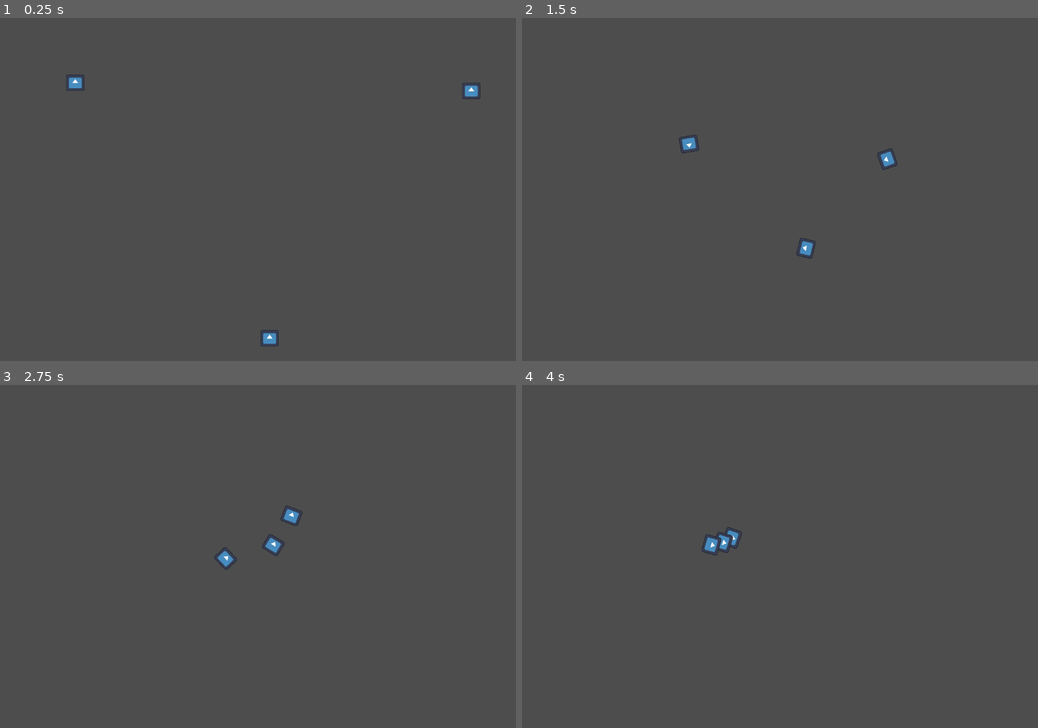
Above: before the commit, frames 1-4 (two rows, left to right).
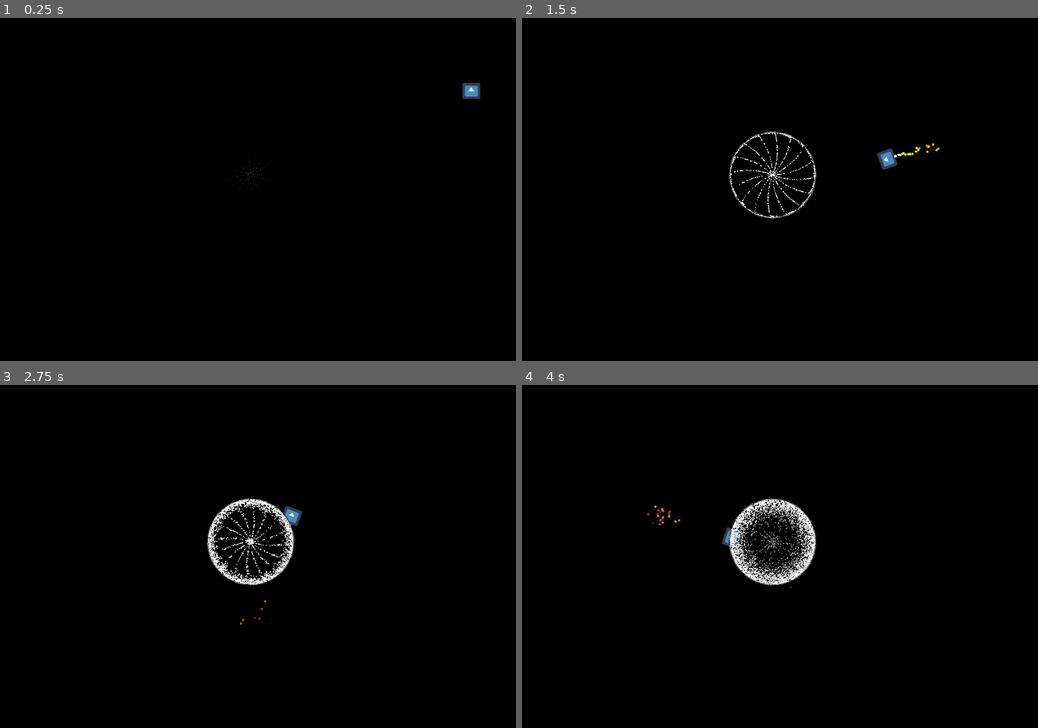
Above: after the commit, the same moments.

Repository: mwtopping/mousemove
Game: Godot game, scene res://Scenes/game_root.tscn
Two runs of this game, one before a commit and one after it. Both use one fixed random seed, a clock stepped at 60 frames per second and the inputs below. The engine's default icon, where the game draws it, is replaced by a stand-in: a white triangle on a blue panel in a dark square.
Inputs (mouse positions are in pixels of both pictures, inside the frame that each line leads up to):
- Up to frame 1 (0.25 s): no input
- Up to frame 2 (1.5 s): move the mouse to (893, 172) at 0.52 s; click (893, 172) at 0.67 s; drag from (676, 206) to (754, 258) at 1.27 s
- Up to frame 3 (2.75 s): move the mouse to (309, 481) at 2.02 s; click (309, 481) at 2.17 s
- Up to frame 4 (4 s): drag from (754, 625) to (625, 505) at 2.77 s; move the mouse to (934, 607) at 3.52 s; click (934, 607) at 3.67 s

The runs differ from the first frame. In frame 1, 100% of the frame differs, in the area x 0-100%, y 0-100%; in frame 2, 100%; in frame 3, 100%; in frame 4, 100%.

Commit message:
Adding BH

Diff:
--- /dev/null
+++ b/Scenes/BH.gd
@@ -0,0 +1,40 @@
+extends Node2D
+
+
+var emit
+var rotspeed = 1
+var angle = 0
+var radius = 100
+var lifetime = radius/100*5
+var scl = 0.01
+var emitpoints = PackedVector2Array()
+
+
+# Called when the node enters the scene tree for the first time.
+func _ready():
+	self.emit = get_node("CPUParticles2D")
+	var a = 0;
+	var Npoints = 16
+	for ii in Npoints:
+		emitpoints.append(Vector2(self.radius*sin(a), self.radius*cos(a)))
+		a += 2*PI/Npoints
+
+	self.emit.emission_points = emitpoints
+	self.emit.lifetime=self.lifetime
+
+# Called every frame. 'delta' is the elapsed time since the previous frame.
+func _process(delta):
+	self.angle += rotspeed*delta
+	self.emit.rotation=self.angle
+
+	self.rotation = -2*self.angle
+	if self.scl < 1:
+		self.scl += 3*delta
+
+		#self.emit.radial_accel_min = amin/(1-self.scl)
+		#self.emit.radial_accel_max = amax/(1-self.scl)
+
+
+		self.scale = Vector2(self.scl, self.scl)
+		self.emit.scale_amount_min = 2*self.scl
+		self.emit.scale_amount_max = 2*self.scl
--- /dev/null
+++ b/Scenes/BH.tscn
@@ -0,0 +1,41 @@
+[gd_scene load_steps=3 format=3 uid="uid://dk810ndg2gl6m"]
+
+[ext_resource type="Script" path="res://Scenes/BH.gd" id="1_f6wh2"]
+
+[sub_resource type="Gradient" id="Gradient_nqqau"]
+offsets = PackedFloat32Array(0, 0.246667, 0.67, 1)
+colors = PackedColorArray(0, 0, 0, 1, 1, 1, 1, 1, 1, 1, 1, 1, 0, 0, 0, 1)
+
+[node name="Node2D" type="Node2D"]
+script = ExtResource("1_f6wh2")
+
+[node name="CPUParticles2D" type="CPUParticles2D" parent="."]
+rotation = 0.0628319
+amount = 10000
+lifetime = 5.0
+randomness = 1.0
+lifetime_randomness = 0.35
+emission_shape = 4
+emission_points = PackedVector2Array(100, 0, 0, 100, 0, -100, -100, 0)
+emission_colors = PackedColorArray()
+direction = Vector2(0, 0)
+spread = 0.0
+gravity = Vector2(0, 0)
+radial_accel_min = -10.0
+radial_accel_max = -4.0
+damping_max = 3.03
+scale_amount_min = 2.0
+scale_amount_max = 2.0
+color_ramp = SubResource("Gradient_nqqau")
+
+[node name="CPUParticles2D2" type="CPUParticles2D" parent="."]
+emitting = false
+amount = 1000
+lifetime = 0.4
+one_shot = true
+explosiveness = 0.59
+direction = Vector2(0, 0)
+spread = 180.0
+gravity = Vector2(0, 0)
+initial_velocity_min = 917.69
+initial_velocity_max = 958.09
--- a/Scenes/game_root.tscn
+++ b/Scenes/game_root.tscn
@@ -1,14 +1,12 @@
-[gd_scene load_steps=2 format=3 uid="uid://bcuitt5q1rnk1"]
+[gd_scene load_steps=3 format=3 uid="uid://bcuitt5q1rnk1"]
 
 [ext_resource type="PackedScene" uid="uid://bwq024587eepg" path="res://Scenes/icon.tscn" id="1_iu6xp"]
+[ext_resource type="PackedScene" uid="uid://dk810ndg2gl6m" path="res://Scenes/BH.tscn" id="2_ibpkb"]
 
 [node name="GameRoot" type="Node2D"]
 
 [node name="Icon2" parent="." instance=ExtResource("1_iu6xp")]
 position = Vector2(1096, 170)
 
-[node name="Icon3" parent="." instance=ExtResource("1_iu6xp")]
-position = Vector2(175, 151)
-
-[node name="Icon4" parent="." instance=ExtResource("1_iu6xp")]
-position = Vector2(627, 747)
+[node name="Node2D" parent="." instance=ExtResource("2_ibpkb")]
+position = Vector2(583, 366)
--- a/Scenes/icon.tscn
+++ b/Scenes/icon.tscn
@@ -1,9 +1,29 @@
-[gd_scene load_steps=3 format=3 uid="uid://bwq024587eepg"]
+[gd_scene load_steps=4 format=3 uid="uid://bwq024587eepg"]
 
 [ext_resource type="Texture2D" uid="uid://c7vv5oax3en46" path="res://icon.svg" id="1_x6m2i"]
 [ext_resource type="Script" path="res://scripts/icon.gd" id="2_ighd4"]
+
+[sub_resource type="Gradient" id="Gradient_hyrup"]
+offsets = PackedFloat32Array(0, 0.0766667, 0.4, 1)
+colors = PackedColorArray(1, 1, 1, 1, 1, 1, 0, 1, 0.974744, 0.479615, 1.92523e-07, 1, 0, 0, 0, 1)
 
 [node name="Icon" type="Sprite2D"]
 scale = Vector2(0.335, 0.3)
 texture = ExtResource("1_x6m2i")
 script = ExtResource("2_ighd4")
+
+[node name="rocket" type="CPUParticles2D" parent="."]
+position = Vector2(0, 63.3333)
+rotation = 1.5708
+emitting = false
+amount = 100
+randomness = 0.24
+lifetime_randomness = 1.0
+gravity = Vector2(0, 0)
+initial_velocity_min = 50.51
+initial_velocity_max = 642.43
+angle_min = -720.0
+angle_max = 720.0
+scale_amount_min = 5.0
+scale_amount_max = 5.0
+color_ramp = SubResource("Gradient_hyrup")
--- a/project.godot
+++ b/project.godot
@@ -24,3 +24,4 @@
 
 renderer/rendering_method="gl_compatibility"
 renderer/rendering_method.mobile="gl_compatibility"
+environment/defaults/default_clear_color=Color(0, 0, 0, 1)
--- a/scripts/icon.gd
+++ b/scripts/icon.gd
@@ -5,6 +5,7 @@
 var acceleration = Vector2(0, 0)
 var drag = 1
 var max_speed = 500
+var rocket
 
 # Called when the node enters the scene tree for the first time.
 func _ready():
@@ -40,6 +41,8 @@
 	if event is InputEventMouseButton:
 		if event.is_pressed():
 			self.drag = 1.0
+			get_node("rocket").emitting=true
 		else:
 			self.drag = 0.97
 			self.acceleration = Vector2(0, 0)
+			get_node("rocket").emitting=false
Not shown, added: export_presets.cfg
